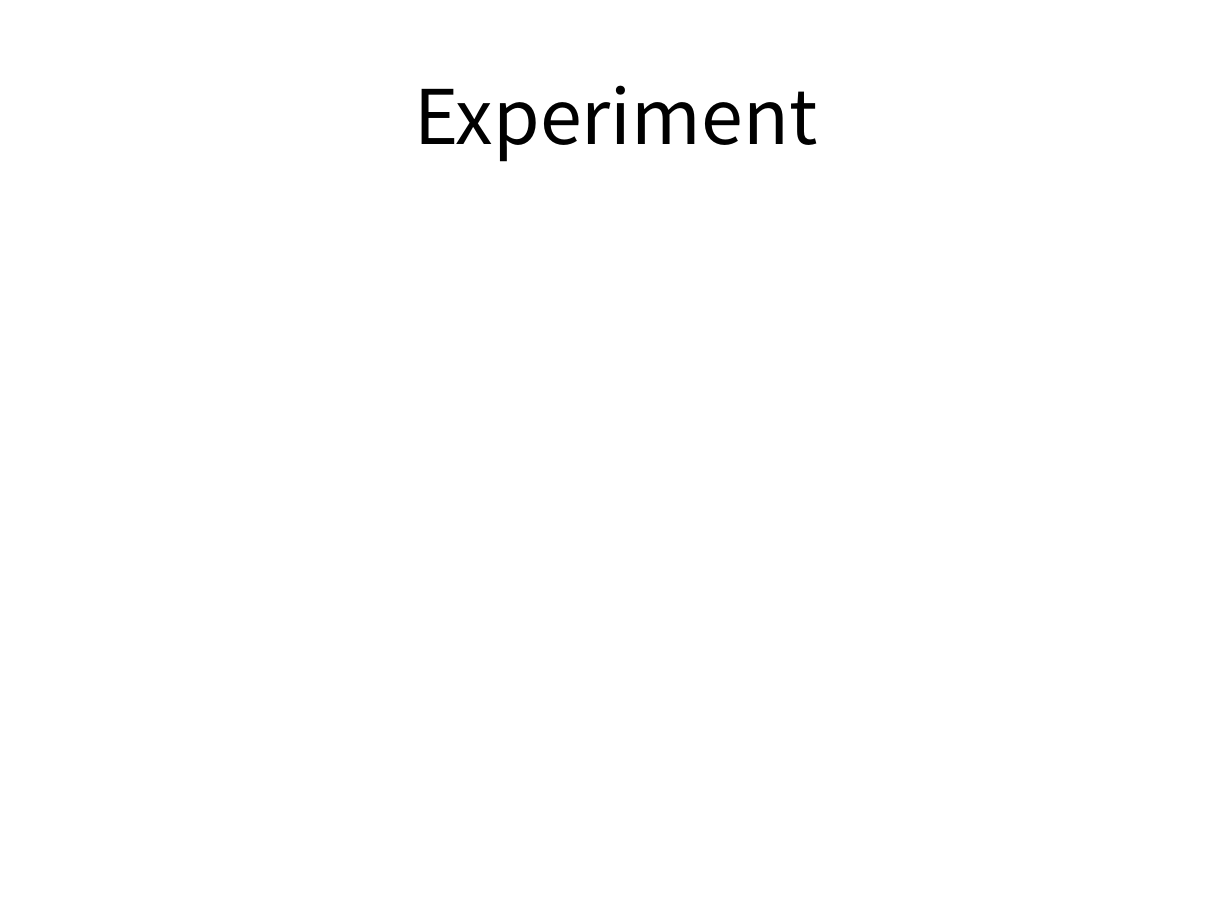
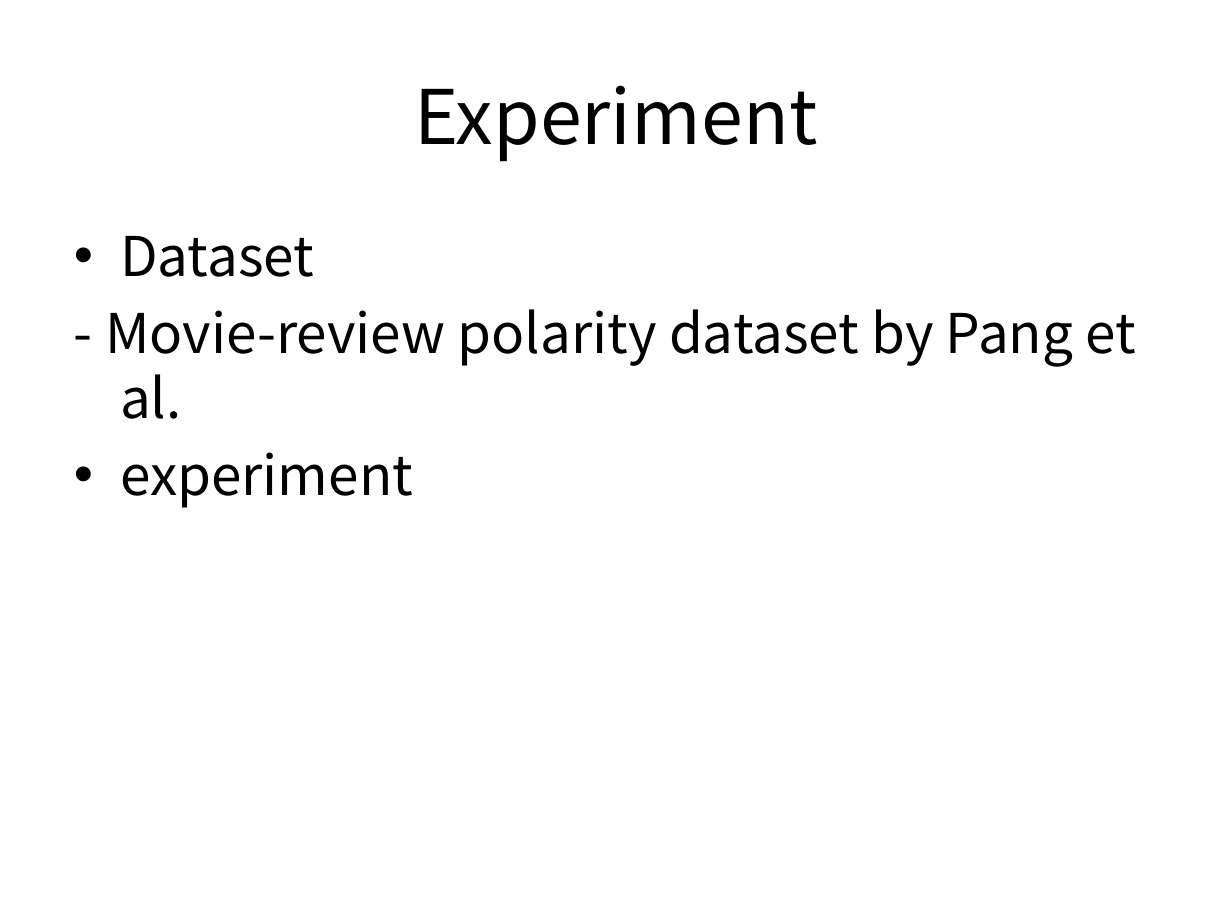
Before and after one commit to skaws2003/MLDLFP-code, a slide deck: slide 6 of ML Final Project presentation.pptx. Drawn at 1232x924 pixels with LibreOffice and Linux fonts; fonts in the diff are those of the drawing. Boxes give left, top, right and bottom in pixels: in the first picture for what was removed or moved away, otherwise in the second. Text is boxed around its words. In the diff, an @@ line names an element or a change of style, - is before the commit and + after.

```diff
--- a/ML Final Project presentation.pptx
+++ b/ML Final Project presentation.pptx
@@ text added at (x1=105, y1=236, x2=1135, y2=508), 32 pt, text #000000 @@
+• Dataset
+- Movie-review polarity dataset by Pang et al.
+• experiment
```
Also in this commit, not shown: 2 other slides changed.
